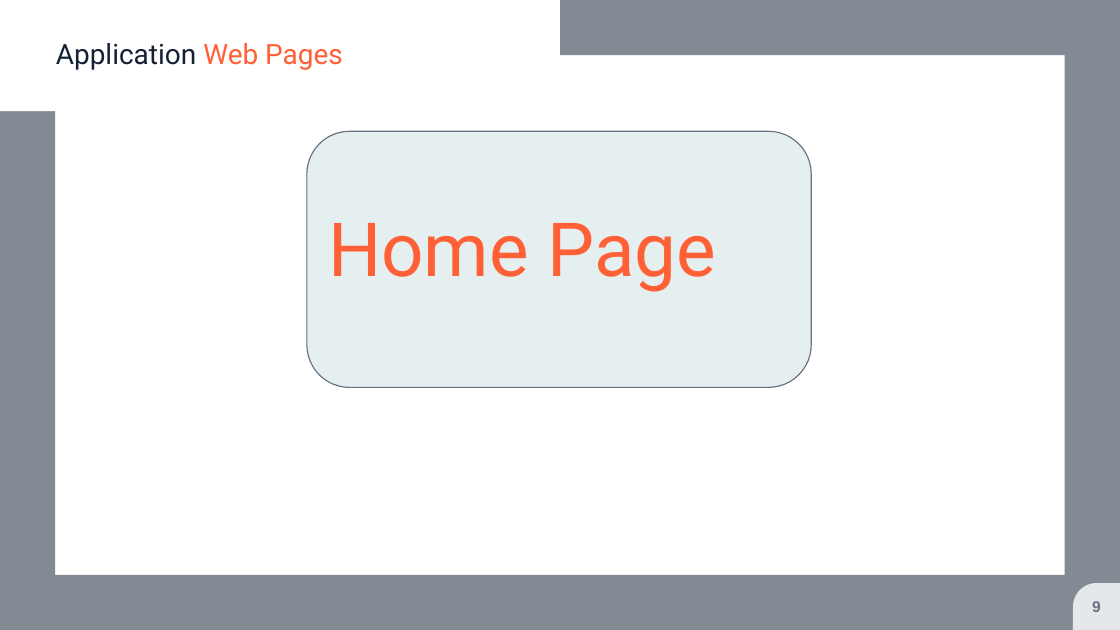
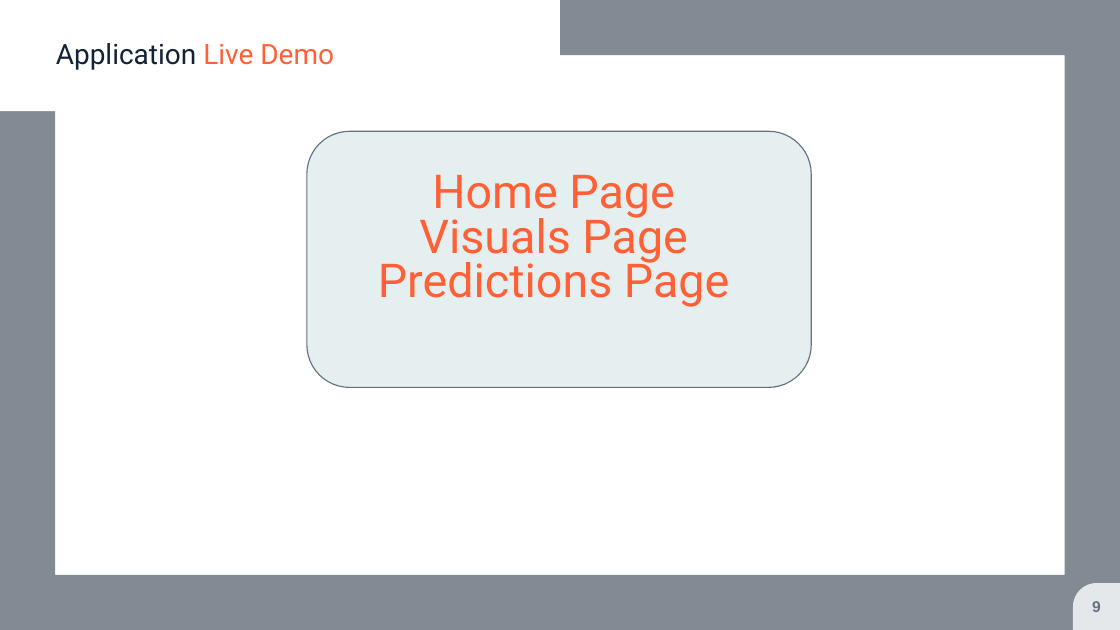
Before and after one commit to jmitterh/Project_3_Potential_Marketing, a slide deck: slide 9 of Data-Estate Presentation.pptx. Drawn at 1120x630 pixels with LibreOffice and Linux fonts; fonts in the diff are those of the drawing; background and template pictures are left out. Boxes give left, top, right and bottom in pixels: in the first picture for what was removed or moved away, otherwise in the second. Text is boxed around its words. In the diff, an @@ line names an element or a change of style, - is before the commit and + after.

```diff
--- a/Data-Estate Presentation.pptx
+++ b/Data-Estate Presentation.pptx
@@ title at [56,43,334,70]: text changed @@
-Application Web Pages
+Application Live Demo
@@ title "Home Page" at [378,175,729,307]: vertical alignment bottom to middle @@
@@ title at [432,175,674,219]: size 48 to 30 pt in "Home Page"; alignment left to centre @@
@@ title at [378,210,729,307]: paragraphs added @@
+Visuals Page
+Predictions Page
```
Also in this commit, not shown: 4 slides removed, 3 other files.
